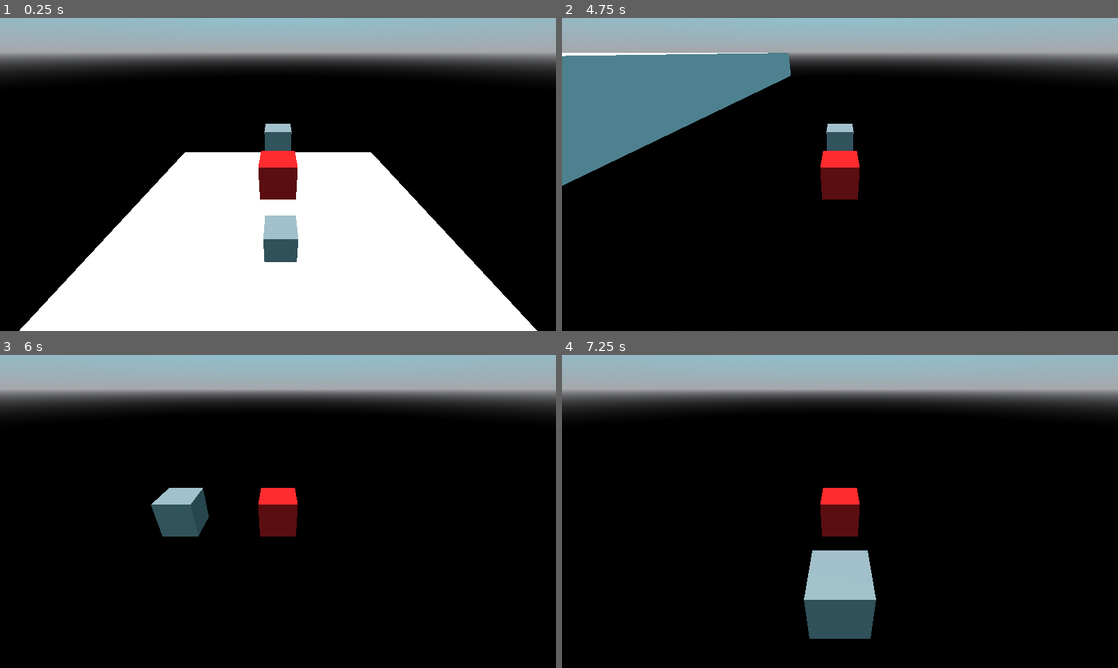
Above: before the commit, frames 1-4 (two rows, left to right).
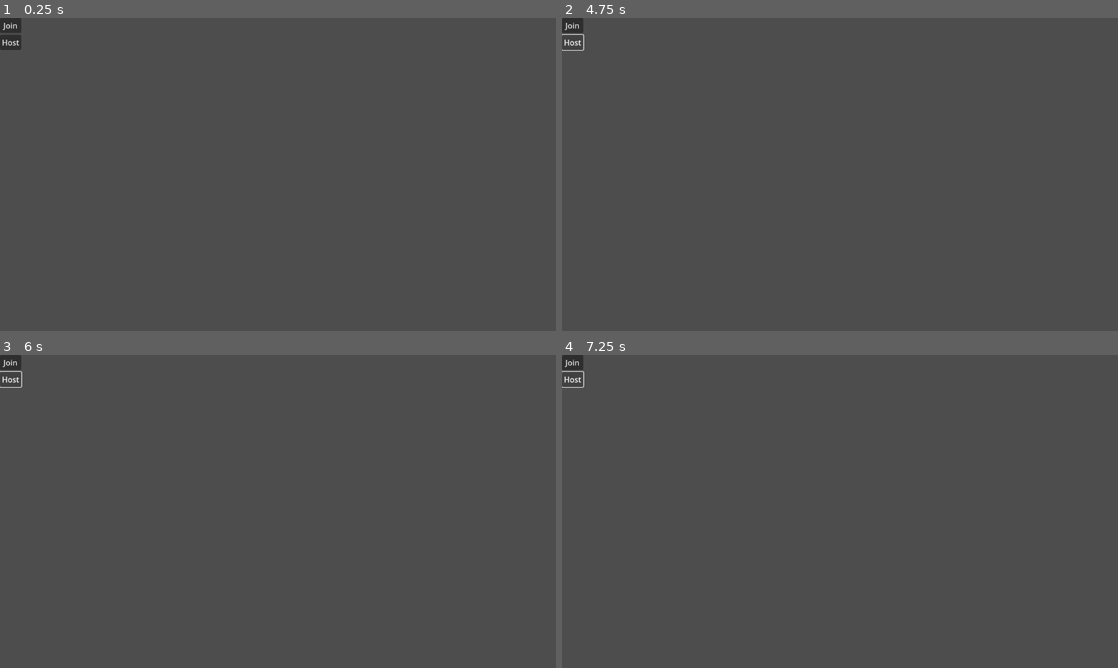
Above: after the commit, the same moments.

Repository: meliyn/jacky-game
Game: Godot game, scene res://src/main.tscn
Two runs of this game, one before a commit and one after it. Both use one fixed random seed, a clock stepped at 60 frames per second and the inputs below. Before the commit the project starts from res://src/game.tscn.
Inputs (mouse positions are in pixels of both pictures, inside the frame that each line leads up to):
- Up to frame 1 (0.25 s): no input
- Up to frame 2 (4.75 s): click (573, 24) at 0.5 s, where only the run after the commit has a clickable "Join"; click (573, 43) at 1.25 s, where only the run after the commit has a clickable "Host"; hold D (control_right) 2.03-2.78 s; hold S (control_down) 2.78-3.53 s; hold D (control_right) 3.53-4.28 s; hold W (control_up) from 4.28 s (still down)
- Up to frame 3 (6 s): release W (control_up) at 5.03 s; hold A (control_left) from 5.03 s (still down)
- Up to frame 4 (7.25 s): release A (control_left) at 6.53 s; hold S (control_down) from 6.53 s (still down)

The runs differ from the first frame. In frame 1, 98% of the frame differs, in the area x 0-100%, y 0-100%; in frame 2, 99%; in frame 3, 98%; in frame 4, 98%.

Commit message:
Trying to make multiplayer work even though i havent finish the game

Diff:
--- a/project.godot
+++ b/project.godot
@@ -11,13 +11,13 @@
 [application]
 
 config/name="Jacky"
-run/main_scene="res://src/game.tscn"
+run/main_scene="res://src/main.tscn"
 config/features=PackedStringArray("4.2")
 config/icon="res://icon.png"
 
 [display]
 
-window/stretch/mode="canvas_items"
+window/stretch/mode="viewport"
 
 [gui]
 
--- a/src/box_entity/box_entity.gd
+++ /dev/null
@@ -1,18 +0,0 @@
-class_name BoxEntity
-extends CharacterBody3D
-
-@export var id: int = 0;
-
-var gravity = ProjectSettings.get_setting("physics/3d/default_gravity")
-
-
-func _physics_process(delta: float):
-	if not is_on_floor():
-		velocity.y -= gravity * delta
-	move_and_slide()
-
-
-func _on_area_3d_body_entered(body: Node3D):
-	if body is Player:
-		body.inventory.append(id)
-		queue_free()
--- a/src/box_entity/box_entity.tscn
+++ /dev/null
@@ -1,28 +0,0 @@
-[gd_scene load_steps=4 format=3 uid="uid://c3ydnmtn6hh3d"]
-
-[ext_resource type="Script" path="res://src/box_entity/box_entity.gd" id="1_6jybx"]
-
-[sub_resource type="BoxShape3D" id="BoxShape3D_4ump1"]
-size = Vector3(0.5, 0.5, 0.5)
-
-[sub_resource type="BoxShape3D" id="BoxShape3D_rbgg1"]
-size = Vector3(0.5, 0.5, 0.5)
-
-[node name="Box" type="CharacterBody3D"]
-collision_layer = 4
-script = ExtResource("1_6jybx")
-
-[node name="CollisionShape3D" type="CollisionShape3D" parent="."]
-shape = SubResource("BoxShape3D_4ump1")
-
-[node name="CSGBox3D" type="CSGBox3D" parent="."]
-size = Vector3(0.5, 0.5, 0.5)
-
-[node name="Area3D" type="Area3D" parent="."]
-collision_layer = 4
-collision_mask = 2
-
-[node name="CollisionShape3D" type="CollisionShape3D" parent="Area3D"]
-shape = SubResource("BoxShape3D_rbgg1")
-
-[connection signal="body_entered" from="Area3D" to="." method="_on_area_3d_body_entered"]
--- a/src/camera.gd
+++ /dev/null
@@ -1,14 +0,0 @@
-class_name Camera
-extends Camera3D
-
-static var instance: Camera = null
-
-@export var player: Player = null
-
-func _init():
-	instance = self
-
-func _process(_delta: float):
-	if player != null:
-		global_position = player.global_position + Vector3(0, 3, 5)
-		look_at(player.global_position)
--- a/src/dropoff/dropoff.gd
+++ /dev/null
@@ -1,7 +0,0 @@
-extends Area3D
-
-func _on_body_exited(_body: Node3D):
-	DropOffUi.instance.hide()
-
-func _on_body_entered(_body: Node3D):
-	DropOffUi.instance.show()
--- a/src/dropoff/dropoff.tscn
+++ /dev/null
@@ -1,18 +0,0 @@
-[gd_scene load_steps=3 format=3 uid="uid://ctjwwgxwwncqe"]
-
-[ext_resource type="Script" path="res://src/dropoff/dropoff.gd" id="1_0ue0b"]
-
-[sub_resource type="BoxShape3D" id="BoxShape3D_lhj8r"]
-size = Vector3(3, 0.25, 3)
-
-[node name="Area3D" type="Area3D"]
-collision_mask = 2
-script = ExtResource("1_0ue0b")
-
-[node name="CollisionShape3D" type="CollisionShape3D" parent="."]
-shape = SubResource("BoxShape3D_lhj8r")
-
-[node name="Dropoff" type="Node3D" parent="."]
-
-[connection signal="body_entered" from="." to="." method="_on_body_entered"]
-[connection signal="body_exited" from="." to="." method="_on_body_exited"]
--- a/src/game.tscn
+++ /dev/null
@@ -1,60 +0,0 @@
-[gd_scene load_steps=11 format=3 uid="uid://bawb4vxfvo4ef"]
-
-[ext_resource type="PackedScene" uid="uid://dh8em771018r5" path="res://src/player/player.tscn" id="1_eaus3"]
-[ext_resource type="Script" path="res://src/camera.gd" id="2_rbqoc"]
-[ext_resource type="PackedScene" uid="uid://c3ydnmtn6hh3d" path="res://src/box_entity/box_entity.tscn" id="3_gncd1"]
-[ext_resource type="PackedScene" uid="uid://ctjwwgxwwncqe" path="res://src/dropoff/dropoff.tscn" id="4_tx5ob"]
-[ext_resource type="PackedScene" uid="uid://bvn46gyjiu2r" path="res://src/ui/drop_off/drop_off_ui.tscn" id="5_2g5o3"]
-
-[sub_resource type="ProceduralSkyMaterial" id="ProceduralSkyMaterial_wt2e0"]
-sky_top_color = Color(0.439216, 0.886275, 1, 1)
-ground_bottom_color = Color(0, 0, 0, 1)
-
-[sub_resource type="Sky" id="Sky_kiqa2"]
-sky_material = SubResource("ProceduralSkyMaterial_wt2e0")
-
-[sub_resource type="Environment" id="Environment_iq1f6"]
-background_mode = 2
-sky = SubResource("Sky_kiqa2")
-ambient_light_source = 3
-
-[sub_resource type="StandardMaterial3D" id="StandardMaterial3D_8ajoa"]
-
-[sub_resource type="BoxShape3D" id="BoxShape3D_dde4j"]
-size = Vector3(10, 1, 10)
-
-[node name="Game" type="Node3D"]
-
-[node name="CharacterBody3D" parent="." instance=ExtResource("1_eaus3")]
-transform = Transform3D(1, 0, 0, 0, 1, 0, 0, 0, 1, -0.00255435, 0, 0.00251324)
-
-[node name="Camera3D" type="Camera3D" parent="." node_paths=PackedStringArray("player")]
-transform = Transform3D(1, 0, 0, 0, 1, 0, 0, 0, 1, 0, 0, 2.35993)
-script = ExtResource("2_rbqoc")
-player = NodePath("../CharacterBody3D")
-
-[node name="WorldEnvironment" type="WorldEnvironment" parent="."]
-environment = SubResource("Environment_iq1f6")
-
-[node name="StaticBody3D" type="StaticBody3D" parent="."]
-transform = Transform3D(1, 0, 0, 0, 1, 0, 0, 0, 1, 0, -2.435, 0)
-
-[node name="CSGBox3D" type="CSGBox3D" parent="StaticBody3D"]
-size = Vector3(10, 1, 10)
-material = SubResource("StandardMaterial3D_8ajoa")
-
-[node name="CollisionShape3D" type="CollisionShape3D" parent="StaticBody3D"]
-shape = SubResource("BoxShape3D_dde4j")
-
-[node name="DirectionalLight3D" type="DirectionalLight3D" parent="."]
-transform = Transform3D(1, 0, 0, 0, -4.37114e-08, 1, 0, -1, -4.37114e-08, 0, 3.0132, 0)
-
-[node name="Box" parent="." instance=ExtResource("3_gncd1")]
-transform = Transform3D(1, 0, 0, 0, 1, 0, 0, 0, 1, 0.0381031, 0.471238, 2.74537)
-
-[node name="Dropoff" parent="." instance=ExtResource("4_tx5ob")]
-transform = Transform3D(1, 0, 0, 0, 1, 0, 0, 0, 1, 0.839982, -1.53982, -1.39227)
-
-[node name="CanvasLayer" type="CanvasLayer" parent="."]
-
-[node name="DropOffUI" parent="CanvasLayer" instance=ExtResource("5_2g5o3")]
--- /dev/null
+++ b/src/game/game.tscn
@@ -0,0 +1,19 @@
+[gd_scene load_steps=3 format=3 uid="uid://c5hplic1pw84l"]
+
+[ext_resource type="PackedScene" uid="uid://x7mblxn87dgr" path="res://src/player/player.tscn" id="1_vlq2n"]
+
+[sub_resource type="TileSet" id="TileSet_7kmkh"]
+
+[node name="Game" type="Node2D"]
+
+[node name="Camera2D" type="Camera2D" parent="."]
+
+[node name="TileMap" type="TileMap" parent="."]
+tile_set = SubResource("TileSet_7kmkh")
+format = 2
+
+[node name="CharacterBody2D" parent="." instance=ExtResource("1_vlq2n")]
+position = Vector2(5, 13)
+
+[node name="CharacterBody2D2" parent="." instance=ExtResource("1_vlq2n")]
+position = Vector2(405, 15)
--- /dev/null
+++ b/src/main.gd
@@ -0,0 +1,45 @@
+class_name Main
+extends Node
+
+static var instance: Main = null
+
+func _ready() -> void:
+	instance = self
+
+	# multiplayer.peer_connected.connect(_on_player_connected)
+	# multiplayer.peer_disconnected.connect(_on_player_disconnected)
+	multiplayer.connected_to_server.connect(_on_connection_success)
+	multiplayer.connection_failed.connect(_on_connection_fail)
+	multiplayer.server_disconnected.connect(_on_disconnected)
+
+	if DisplayServer.get_name() == "headless":
+		multiplayer_host()
+
+func multiplayer_host() -> void:
+	print("Creating server...")
+	var peer = ENetMultiplayerPeer.new()
+	var error = peer.create_server(1030)
+	if error != OK:
+		printerr("Failed to create server.")
+	else:
+		print("Created server.")
+		multiplayer.multiplayer_peer = peer
+
+func multiplayer_join(address: String) -> void:
+	print("Creating client...")
+	var peer = ENetMultiplayerPeer.new()
+	var error = peer.create_client(address, 1030)
+	if error != OK:
+		printerr("Failed to create client.")
+	else:
+		print("Created client.")
+		multiplayer.multiplayer_peer = peer
+
+func _on_connection_success() -> void:
+	print("Connected to server.")
+
+func _on_connection_fail() -> void:
+	printerr("Failed to connect to server.")
+
+func _on_disconnected() -> void:
+	print("Disconnected from server.")
--- /dev/null
+++ b/src/main.tscn
@@ -0,0 +1,9 @@
+[gd_scene load_steps=3 format=3 uid="uid://degcj24gylgkm"]
+
+[ext_resource type="Script" path="res://src/main.gd" id="1_gs4pf"]
+[ext_resource type="PackedScene" uid="uid://8uyb67pbkywn" path="res://src/title/title.tscn" id="2_iityd"]
+
+[node name="Main" type="Node"]
+script = ExtResource("1_gs4pf")
+
+[node name="Title" parent="." instance=ExtResource("2_iityd")]
--- a/src/player/player.gd
+++ b/src/player/player.gd
@@ -1,25 +1,8 @@
-class_name Player
-extends CharacterBody3D
+extends CharacterBody2D
 
+const SPEED = 300.0
 
-const SPEED = 5.0
-
-var gravity = ProjectSettings.get_setting("physics/3d/default_gravity")
-var inventory: Array[int] = []
-
-
-func _physics_process(delta: float):
-	if not is_on_floor():
-		velocity.y -= gravity * delta
-
-	var input_dir = Input.get_vector("control_left", "control_right", "control_up", "control_down")
-	var direction = Vector3(input_dir.x, 0, input_dir.y).normalized()
-	if direction:
-		velocity.x = direction.x * SPEED
-		velocity.z = direction.z * SPEED
-		look_at(position + direction)
-	else:
-		velocity.x = move_toward(velocity.x, 0, SPEED)
-		velocity.z = move_toward(velocity.z, 0, SPEED)
-
+func _physics_process(_delta: float):
+	var direction = Input.get_vector("control_left", "control_right", "control_up", "control_down")
+	velocity = direction * SPEED
 	move_and_slide()
--- a/src/player/player.tscn
+++ b/src/player/player.tscn
@@ -1,21 +1,23 @@
-[gd_scene load_steps=4 format=3 uid="uid://dh8em771018r5"]
+[gd_scene load_steps=5 format=3 uid="uid://x7mblxn87dgr"]
 
-[ext_resource type="Script" path="res://src/player/player.gd" id="1_4l302"]
+[ext_resource type="Texture2D" uid="uid://ca3texb18qqjc" path="res://icon.png" id="1_5udlp"]
+[ext_resource type="Script" path="res://src/player/player.gd" id="1_otja0"]
 
-[sub_resource type="StandardMaterial3D" id="StandardMaterial3D_53mu4"]
-albedo_color = Color(1, 0, 0, 1)
+[sub_resource type="RectangleShape2D" id="RectangleShape2D_fr032"]
 
-[sub_resource type="BoxShape3D" id="BoxShape3D_urh56"]
+[sub_resource type="SceneReplicationConfig" id="SceneReplicationConfig_6i73n"]
+properties/0/path = NodePath(".:position")
+properties/0/spawn = true
+properties/0/replication_mode = 2
 
-[node name="Player" type="CharacterBody3D"]
-collision_layer = 2
-script = ExtResource("1_4l302")
+[node name="CharacterBody2D" type="CharacterBody2D"]
+script = ExtResource("1_otja0")
 
-[node name="Body" type="CSGBox3D" parent="."]
-material = SubResource("StandardMaterial3D_53mu4")
+[node name="Sprite2D" type="Sprite2D" parent="."]
+texture = ExtResource("1_5udlp")
 
-[node name="CollisionShape3D" type="CollisionShape3D" parent="."]
-shape = SubResource("BoxShape3D_urh56")
+[node name="CollisionShape2D" type="CollisionShape2D" parent="."]
+shape = SubResource("RectangleShape2D_fr032")
 
-[node name="DirectionIndicator" type="CSGBox3D" parent="."]
-transform = Transform3D(1, 0, 0, 0, 1, 0, 0, 0, 1, 0, 0, -2.71013)
+[node name="MultiplayerSynchronizer" type="MultiplayerSynchronizer" parent="."]
+replication_config = SubResource("SceneReplicationConfig_6i73n")
--- /dev/null
+++ b/src/title/title.gd
@@ -0,0 +1,7 @@
+extends Control
+
+func _on_multiplayer_host_button_pressed():
+	Main.instance.multiplayer_host()
+
+func _on_multiplayer_join_button_pressed():
+	Main.instance.multiplayer_join("127.0.0.1")
--- /dev/null
+++ b/src/title/title.tscn
@@ -0,0 +1,26 @@
+[gd_scene load_steps=2 format=3 uid="uid://8uyb67pbkywn"]
+
+[ext_resource type="Script" path="res://src/title/title.gd" id="1_bgyae"]
+
+[node name="Title" type="Control"]
+layout_mode = 3
+anchors_preset = 0
+offset_right = 40.0
+offset_bottom = 40.0
+script = ExtResource("1_bgyae")
+
+[node name="VBoxContainer" type="VBoxContainer" parent="."]
+layout_mode = 0
+offset_right = 40.0
+offset_bottom = 40.0
+
+[node name="MultiplayerJoinButton" type="Button" parent="VBoxContainer"]
+layout_mode = 2
+text = "Join"
+
+[node name="MultiplayerHostButton" type="Button" parent="VBoxContainer"]
+layout_mode = 2
+text = "Host"
+
+[connection signal="pressed" from="VBoxContainer/MultiplayerJoinButton" to="." method="_on_multiplayer_join_button_pressed"]
+[connection signal="pressed" from="VBoxContainer/MultiplayerHostButton" to="." method="_on_multiplayer_host_button_pressed"]
--- a/src/ui/drop_off/drop_off_ui.gd
+++ /dev/null
@@ -1,8 +0,0 @@
-class_name DropOffUi
-extends HBoxContainer
-
-static var instance: DropOffUi = null
-
-func _init():
-	instance = self
-	hide()
--- a/src/ui/drop_off/drop_off_ui.tscn
+++ /dev/null
@@ -1,53 +0,0 @@
-[gd_scene load_steps=3 format=3 uid="uid://bvn46gyjiu2r"]
-
-[ext_resource type="Script" path="res://src/ui/drop_off/drop_off_ui.gd" id="1_1bqxg"]
-[ext_resource type="Script" path="res://src/ui/drop_off/info_container.gd" id="1_pg6jm"]
-
-[node name="DropOffUI" type="HBoxContainer"]
-custom_minimum_size = Vector2(0, 250)
-anchors_preset = 8
-anchor_left = 0.5
-anchor_top = 0.5
-anchor_right = 0.5
-anchor_bottom = 0.5
-offset_left = -32.0
-offset_top = -20.0
-offset_right = 32.0
-offset_bottom = 20.0
-grow_horizontal = 2
-grow_vertical = 2
-theme_override_constants/separation = 10
-alignment = 1
-script = ExtResource("1_1bqxg")
-
-[node name="ItemList" type="ItemList" parent="."]
-custom_minimum_size = Vector2(100, 0)
-layout_mode = 2
-item_count = 1
-item_0/text = "盲盒 #1"
-
-[node name="PanelContainer" type="PanelContainer" parent="."]
-visible = false
-layout_mode = 2
-script = ExtResource("1_pg6jm")
-
-[node name="ColorRect" type="ColorRect" parent="PanelContainer"]
-layout_mode = 2
-color = Color(0, 0, 0, 1)
-
-[node name="MarginContainer" type="MarginContainer" parent="PanelContainer"]
-custom_minimum_size = Vector2(100, 0)
-layout_mode = 2
-theme_override_constants/margin_left = 10
-theme_override_constants/margin_top = 10
-theme_override_constants/margin_right = 10
-theme_override_constants/margin_bottom = 0
-
-[node name="VBoxContainer" type="VBoxContainer" parent="PanelContainer/MarginContainer"]
-layout_mode = 2
-
-[node name="Button" type="Button" parent="PanelContainer/MarginContainer/VBoxContainer"]
-layout_mode = 2
-text = "開啟"
-
-[connection signal="item_selected" from="ItemList" to="PanelContainer" method="_on_item_list_item_selected"]
--- a/src/ui/drop_off/info_container.gd
+++ /dev/null
@@ -1,4 +0,0 @@
-extends PanelContainer
-
-func _on_item_list_item_selected(_index: int):
-	visible = true
Not shown, added: src/maiCC90.tmp
